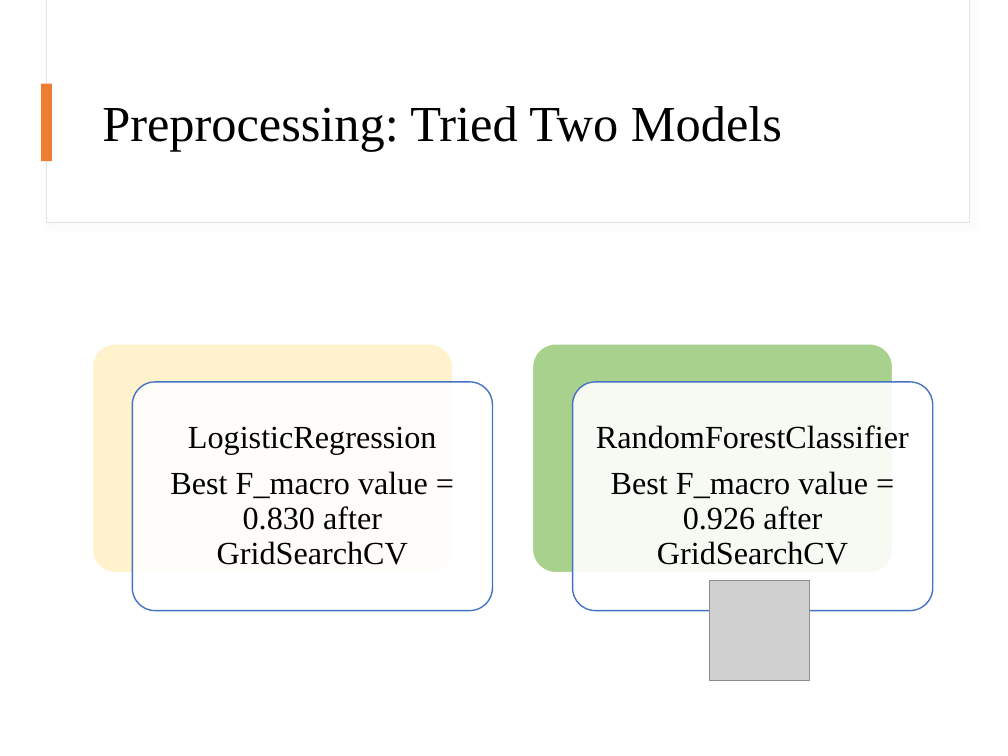
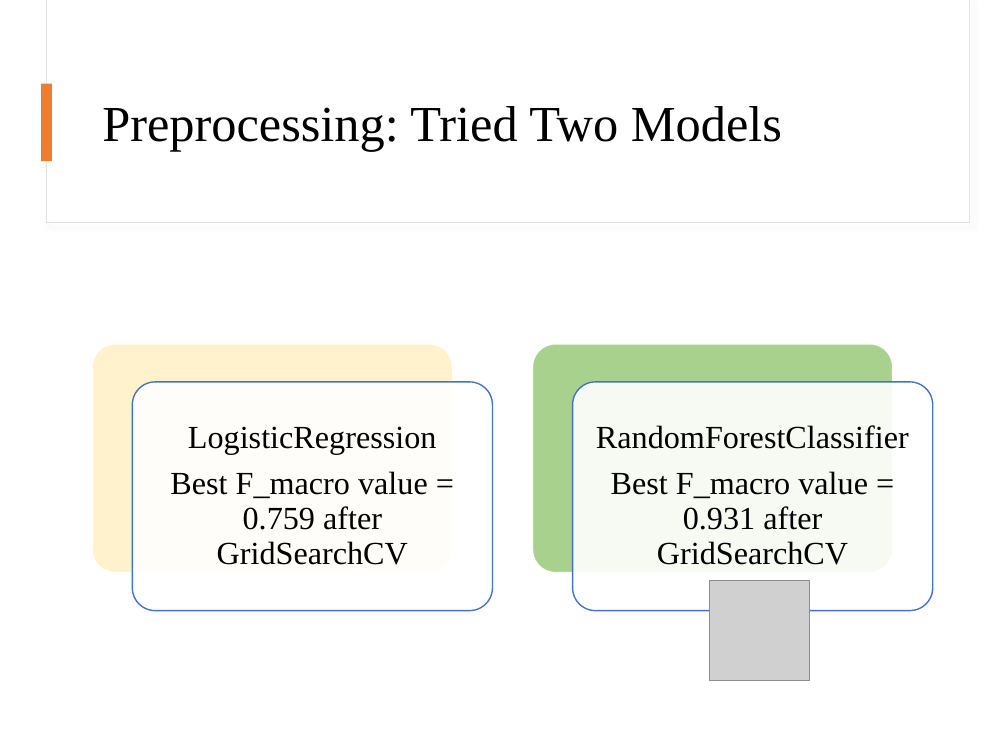
Before and after one commit to mengyanl/DirectMarketing, a slide deck: slide 8 of DirectMarket.pptx. Drawn at 1008x756 pixels with LibreOffice and Linux fonts; fonts in the diff are those of the drawing; grey boxes stand for pictures. Boxes give left, top, right and bottom in pixels: in the first picture for what was removed or moved away, otherwise in the second. Text is boxed around its words. In the diff, an @@ line names an element or a change of style, - is before the commit and + after.

```diff
--- a/DirectMarket.pptx
+++ b/DirectMarket.pptx
@@ text at <box>170,471,428,565</box>: text changed @@
-Best F_macro value = 0.830 after GridSearchCV
+Best F_macro value = 0.759 after GridSearchCV
@@ text at <box>611,471,868,565</box>: text changed @@
-Best F_macro value = 0.926 after GridSearchCV
+Best F_macro value = 0.931 after GridSearchCV
```
Also in this commit, not shown: 1 other slide changed, 1 slide added.
